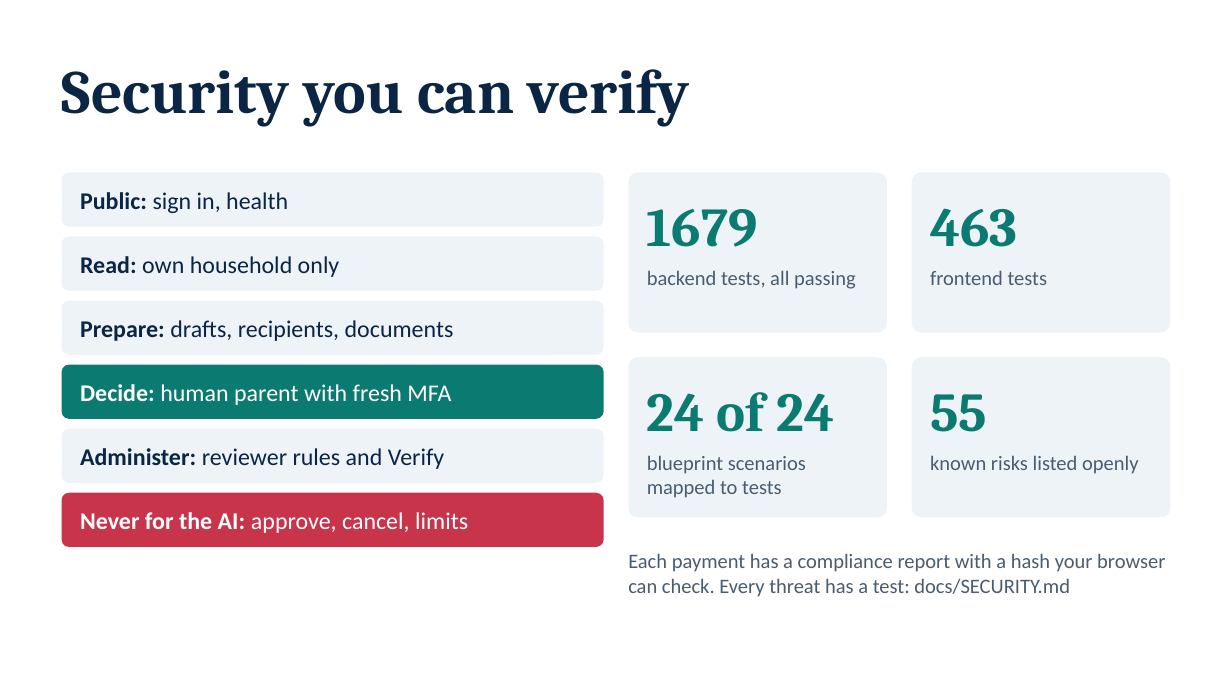
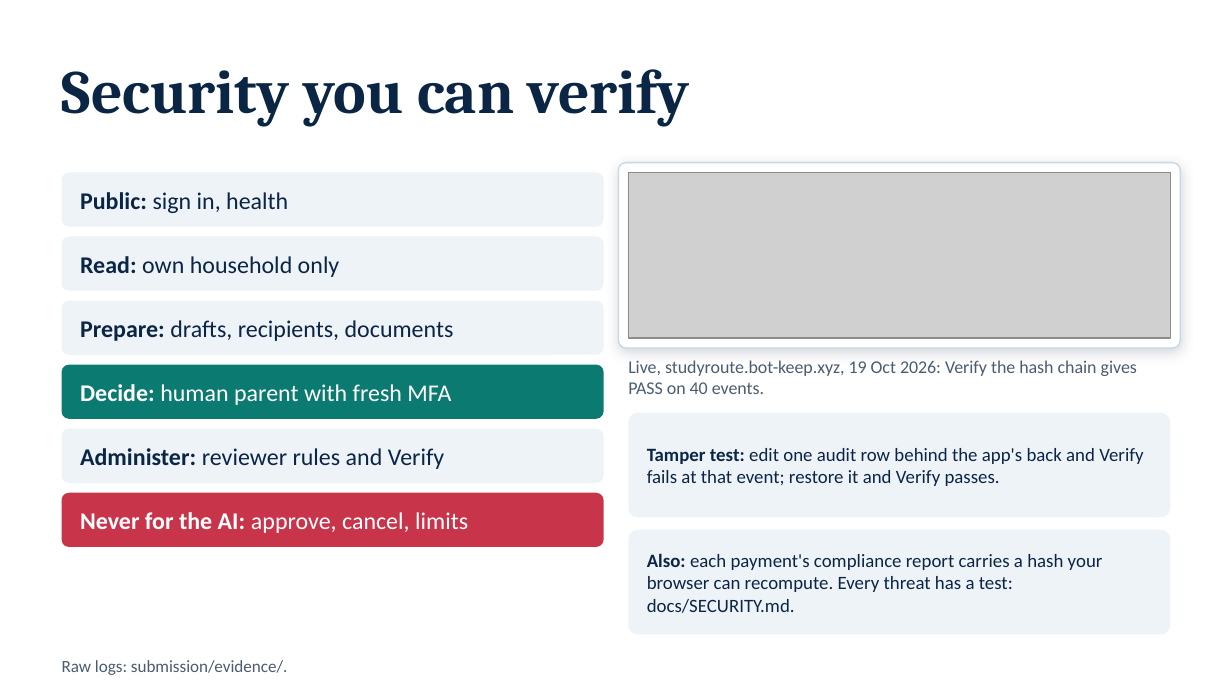
Before and after one commit to NoobCrow/StudyRoute, a slide deck: slide 14 of submission/StudyRoute_Deck.pptx (slide 10 before the commit). Drawn at 1232x693 pixels with LibreOffice and Linux fonts; fonts in the diff are those of the drawing; grey boxes stand for pictures. Boxes give left, top, right and bottom in pixels: in the first picture for what was removed or moved away, otherwise in the second. Text is boxed around its words. In the diff, an @@ line names an element or a change of style, - is before the commit and + after.

```diff
--- a/submission/StudyRoute_Deck.pptx
+++ b/submission/StudyRoute_Deck.pptx
@@ rounded rectangle: place and size @@
-rounded rectangle at (628,172,887,333)
+rounded rectangle at (618,163,1180,347)
@@ rounded rectangle at (618,163,1180,347): fill #EEF3F8 to #FFFFFF; outline none to #C9D6E3 0.75 pt; shadow on; proportions changed @@
@@ picture added at (628,172,1170,338) @@
@@ text removed at (647,209,758,247) @@
-1679
@@ text removed at (930,208,1018,247) @@
-463
@@ text removed at (647,270,856,289) @@
-backend tests, all passing
@@ text removed at (930,270,1047,285) @@
-frontend tests
@@ rounded rectangle removed at (628,357,887,517) @@
@@ rounded rectangle removed at (912,357,1170,517) @@
@@ text added at (628,360,1137,394), 10.5 pt, text #4A5C70 @@
+Live, studyroute.bot-keep.xyz, 19 Oct 2026: Verify the hash chain gives PASS on 40 events.
@@ rounded rectangle: place and size @@
-rounded rectangle at (912,172,1170,333)
+rounded rectangle at (628,413,1170,517)
@@ rounded rectangle at (628,413,1170,517): proportions changed @@
@@ text removed at (647,392,834,432) @@
-24 of 24
@@ text removed at (930,394,987,432) @@
-55
@@ text added at (647,448,1143,486), 11 pt, text #0B2545 @@
+Tamper test: edit one audit row behind the app's back and Verify fails at that event; restore it and Verify passes.
@@ text removed at (647,455,806,498) @@
-blueprint scenarios mapped to tests
@@ text removed at (930,455,1139,474) @@
-known risks listed openly
@@ rounded rectangle added at (628,530,1170,634), fill #EEF3F8 @@
@@ text "Also: each payment's compliance report ..." at (647,553,1103,613): vertical alignment top to middle @@
@@ text at (647,553,1103,613): text changed; size 12 to 11 pt; text colour #4A5C70 to #0B2545 @@
-Each payment has a compliance report with a hash your browser can check. Every threat has a test: docs/SECURITY.md
+Also: each payment's compliance report carries a hash your browser can recompute. Every threat has a test: docs/SECURITY.md.
@@ text added at (62,660,288,675), 10 pt, text #4A5C70 @@
+Raw logs: submission/evidence/.
```
Also in this commit, not shown: 6 other slides changed, 7 slides added, 29 other files.
